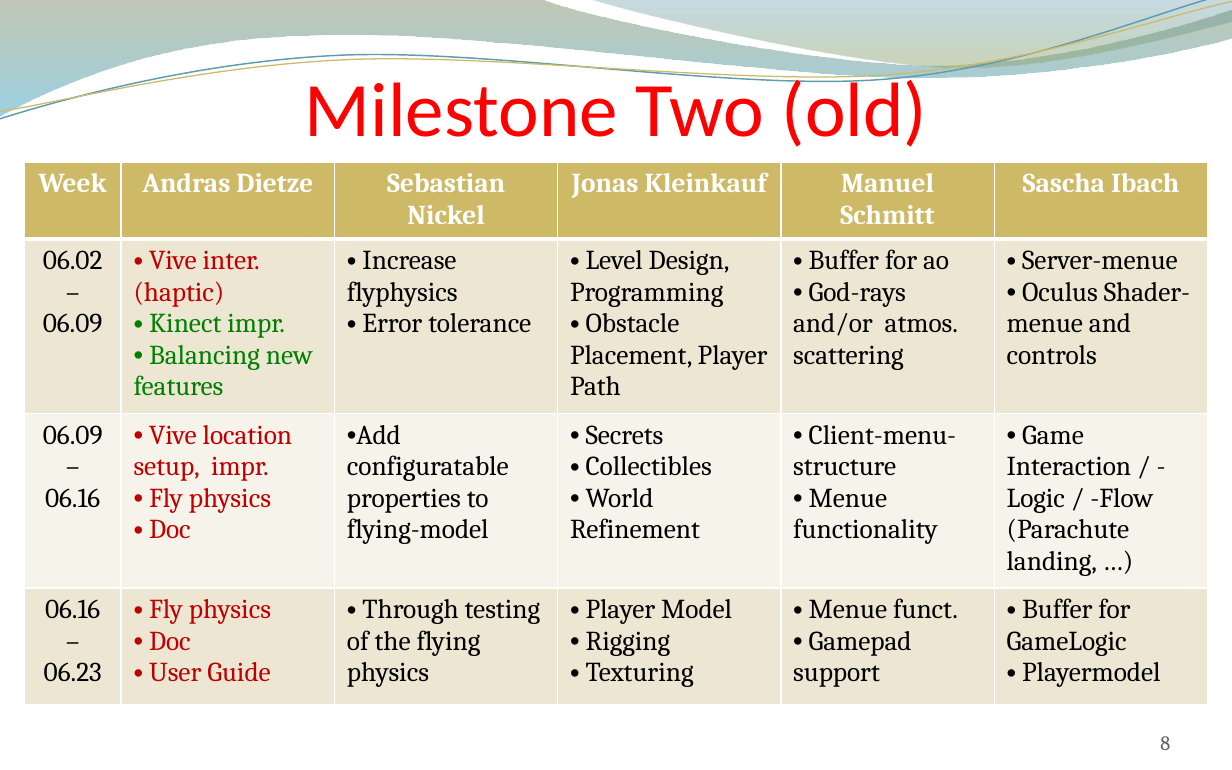
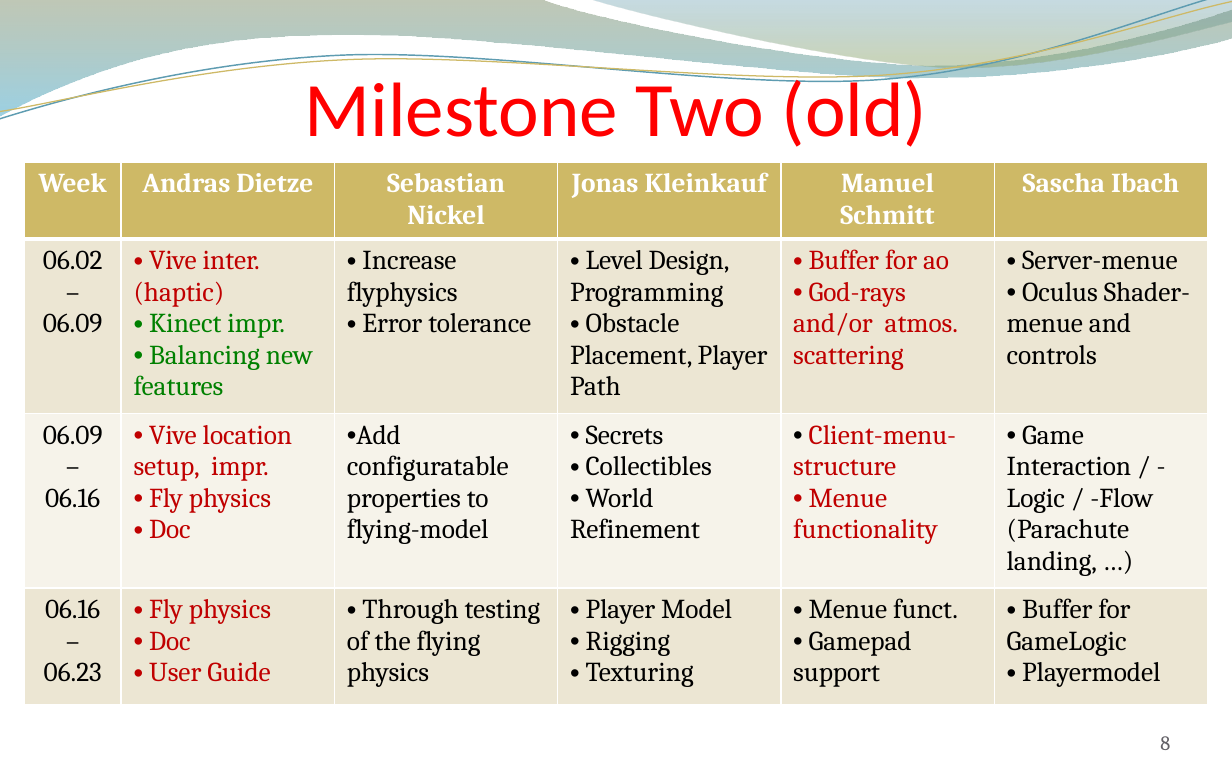
Before and after one commit to andreasdietze/Rift-WingsuitV2, a slide deck: slide 8 of Präsentationen/Zwischenpräsentation 16.06/Project proposal update 06.16 - Rift Wingsuit V2.pptx. Drawn at 1232x770 pixels with LibreOffice and Linux fonts; fonts in the diff are those of the drawing; background and template pictures are left out. Boxes give left, top, right and bottom in pixels: in the first picture for what was removed or moved away, otherwise in the second. Text is boxed around its words. In the diff, an @@ line names an element or a change of style, - is before the commit and + after.

```diff
--- a/Präsentationen/Zwischenpräsentation 16.06/Project proposal update 06.16 - Rift Wingsuit V2.pptx
+++ b/Präsentationen/Zwischenpräsentation 16.06/Project proposal update 06.16 - Rift Wingsuit V2.pptx
@@ table at (x1=25, y1=161, x2=1207, y2=710) @@
@@ text colour #000000 to #C00000 in "Buffer for ao", "God-rays and/or atmos. scattering", "Client-menu-structure", "Menue functionality" @@
```
Also in this commit, not shown: 4 other slides changed.
